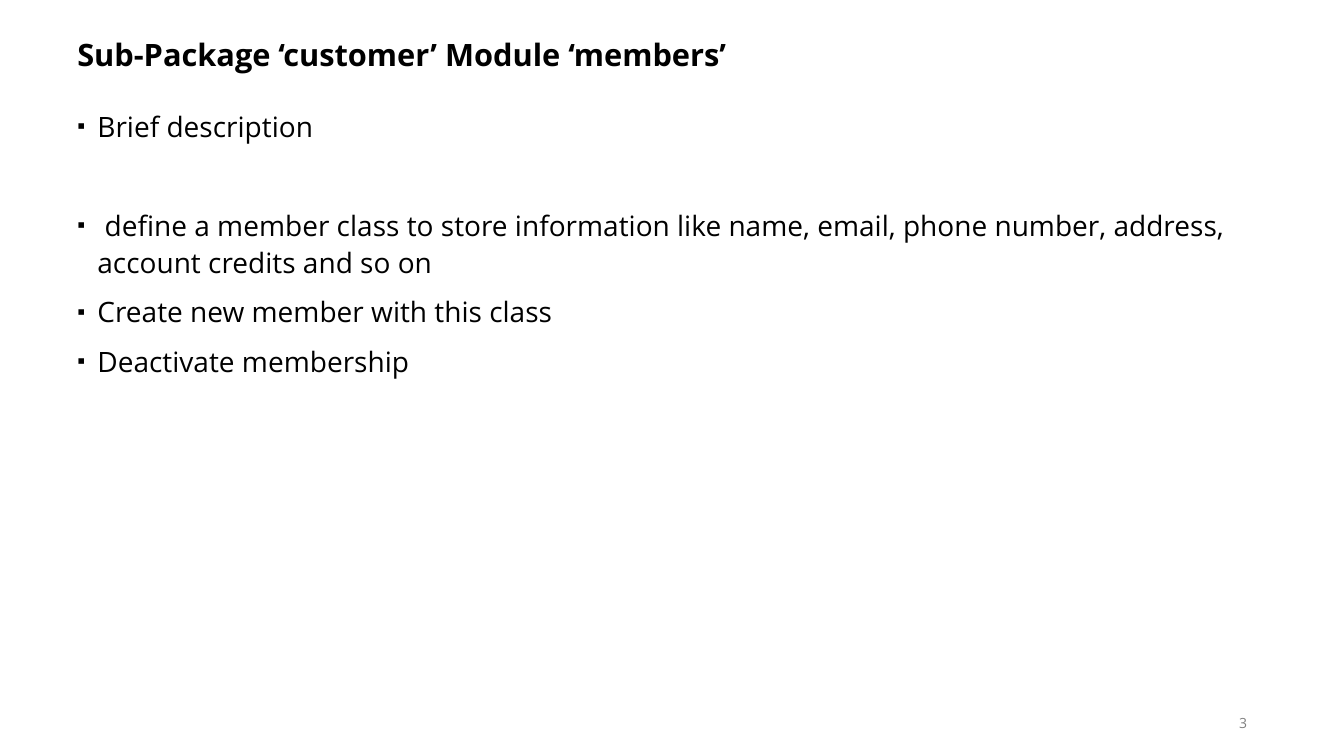
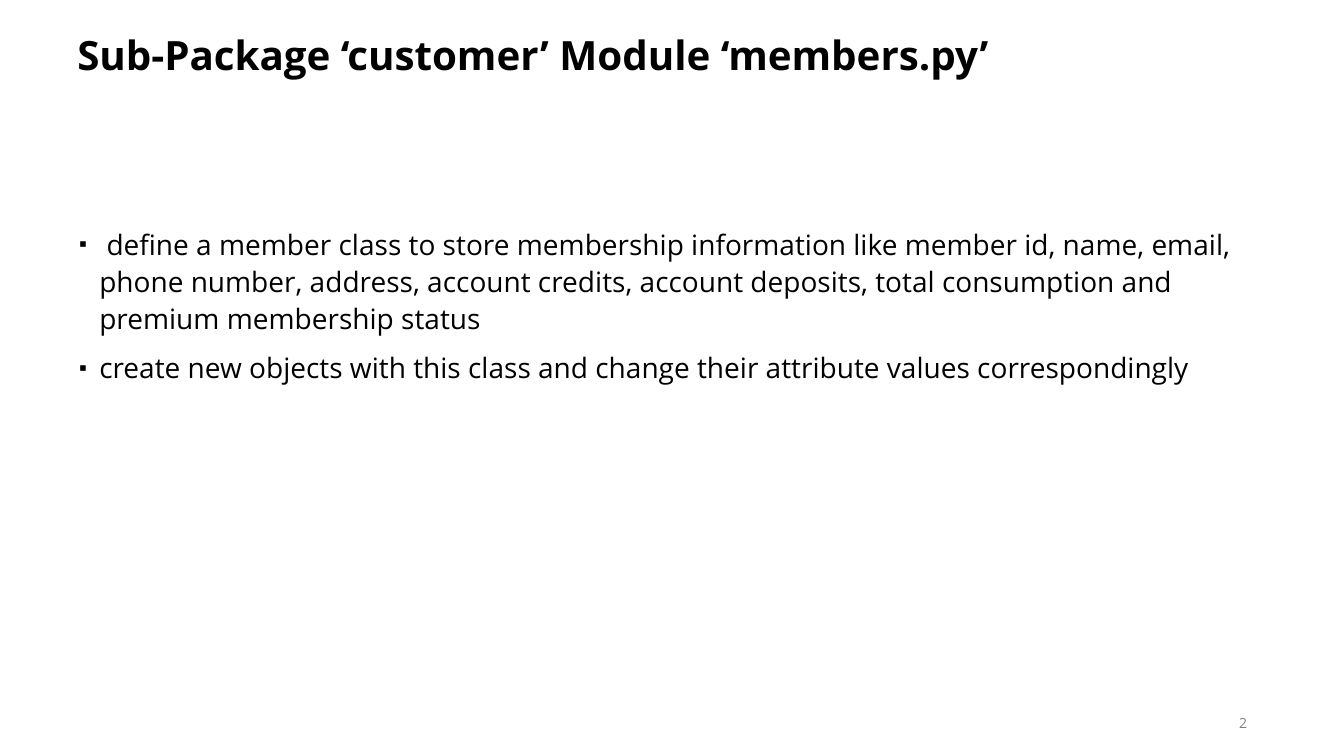
Before and after one commit to Data533-Group-3/Project, a slide deck: slide 2 of Presentation_Group3.pptx (slide 3 before the commit). Drawn at 1344x756 pixels with LibreOffice and Linux fonts; fonts in the diff are those of the drawing. Boxes give left, top, right and bottom in pixels: in the first picture for what was removed or moved away, otherwise in the second. Text is boxed around its words. In the diff, an @@ line names an element or a change of style, - is before the commit and + after.

```diff
--- a/Presentation_Group3.pptx
+++ b/Presentation_Group3.pptx
@@ title at (77, 39, 988, 80): text changed; size 22 to 28.8 pt @@
-Sub-Package ‘customer’ Module ‘members’
+Sub-Package ‘customer’ Module ‘members.py’
@@ text at (99, 233, 1230, 385): text changed @@
-▪ Brief description
-▪ define a member class to store information like name, email, phone number, address, account credits and so on
-▪ Create new member with this class
-▪ Deactivate membership
+▪ define a member class to store membership information like member id, name, email, phone number, address, account credits, account deposits, total consumption and premium membership status
+▪ create new objects with this class and change their attribute values correspondingly
@@ page number at (1239, 718, 1247, 728): text changed @@
-3
+2
```
Also in this commit, not shown: 5 other slides changed, 4 other files.
